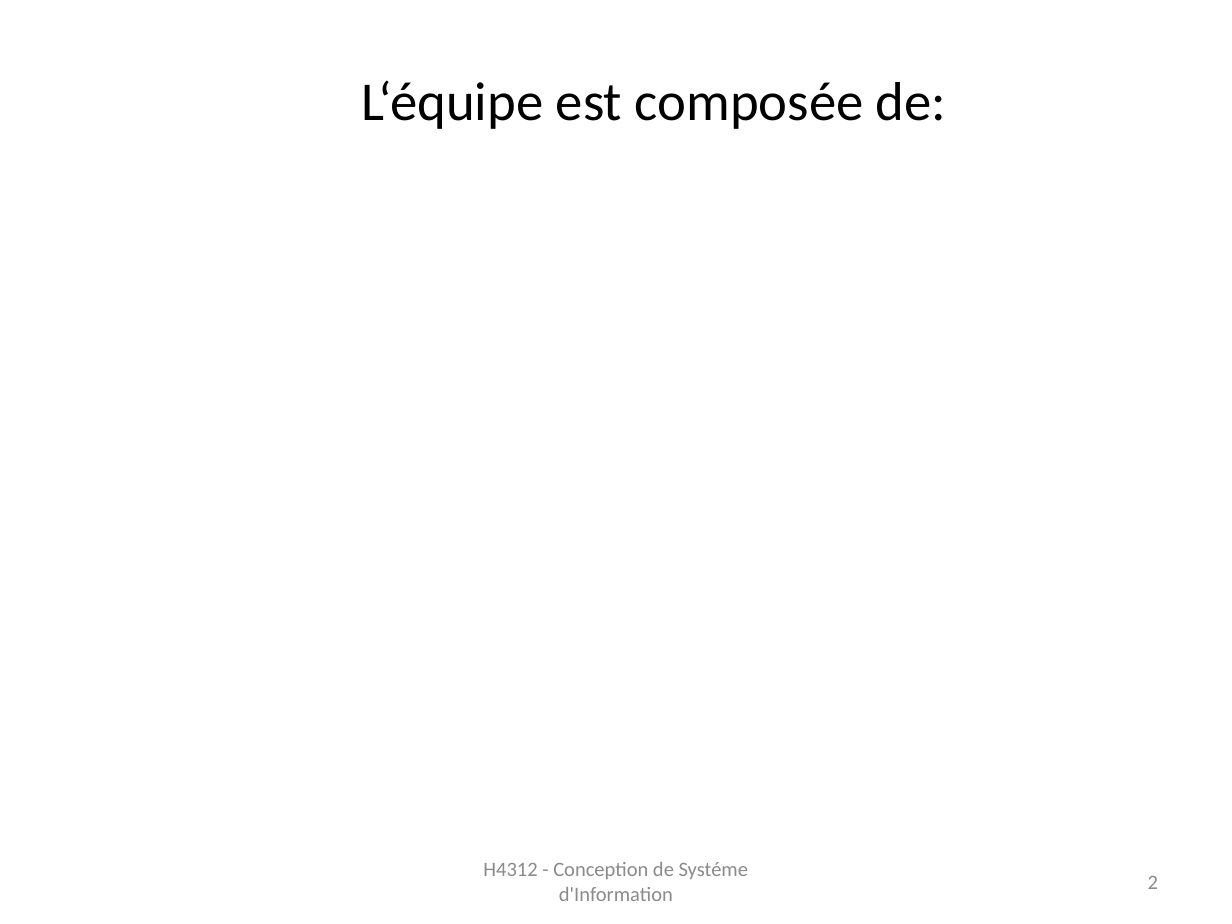
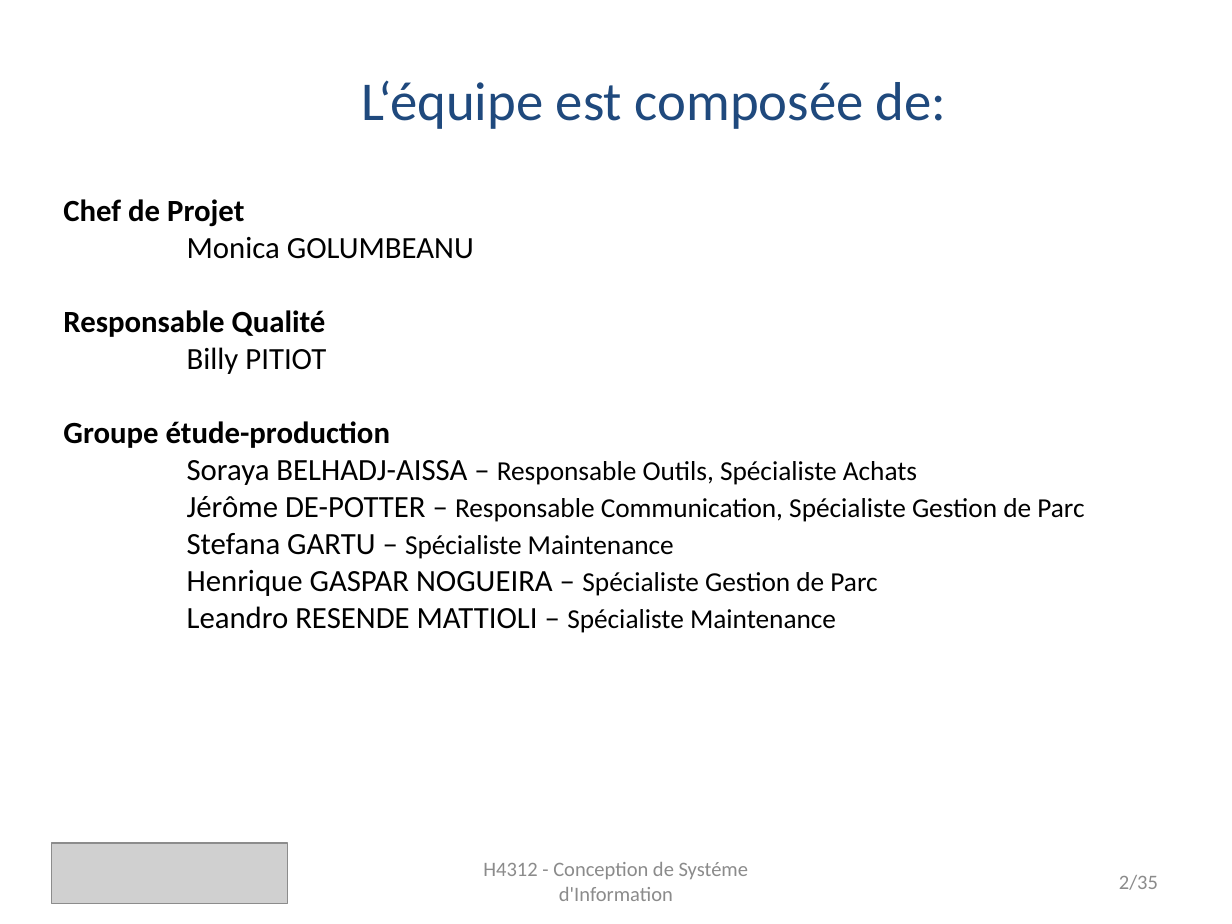
Before and after one commit to monicaGolumbeanu/GSTP, a slide deck: slide 2 of rapports/presentation/presentationFinale.pptx. Drawn at 1232x924 pixels with LibreOffice and Linux fonts; fonts in the diff are those of the drawing; grey boxes stand for pictures. Boxes give left, top, right and bottom in pixels: in the first picture for what was removed or moved away, otherwise in the second. Text is boxed around its words. In the diff, an @@ line names an element or a change of style, - is before the commit and + after.

```diff
--- a/rapports/presentation/presentationFinale.pptx
+++ b/rapports/presentation/presentationFinale.pptx
@@ text "L‘équipe est composée de:" at [361,80,947,129]: text colour #000000 to #1F497D @@
@@ text added at [63,199,1084,633], 18 pt, text #000000 @@
+Chef de Projet
+Monica GOLUMBEANU
+Responsable Qualité
+Billy PITIOT
+Groupe étude-production
+Soraya BELHADJ-AISSA – Responsable Outils, Spécialiste Achats
+Jérôme DE-POTTER – Responsable Communication, Spécialiste Gestion de Parc
+Stefana GARTU – Spécialiste Maintenance
+Henrique GASPAR NOGUEIRA – Spécialiste Gestion de Parc
+Leandro RESENDE MATTIOLI – Spécialiste Maintenance
@@ picture added at [52,843,288,903] @@
@@ page number at [1119,875,1158,890]: text changed @@
-2
+2/35
```
Also in this commit, not shown: 7 other slides changed, 27 slides added, 2 other files.
